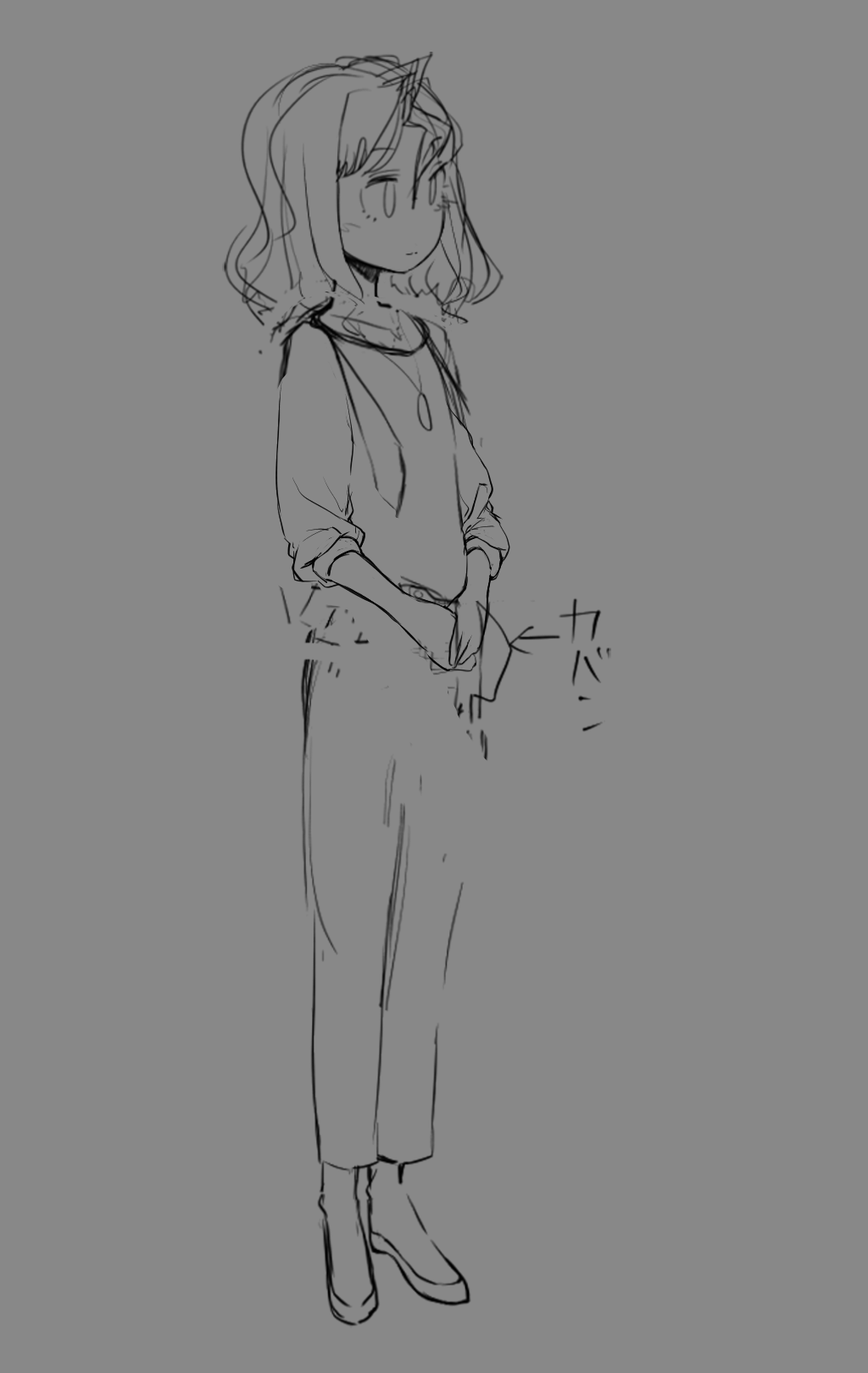
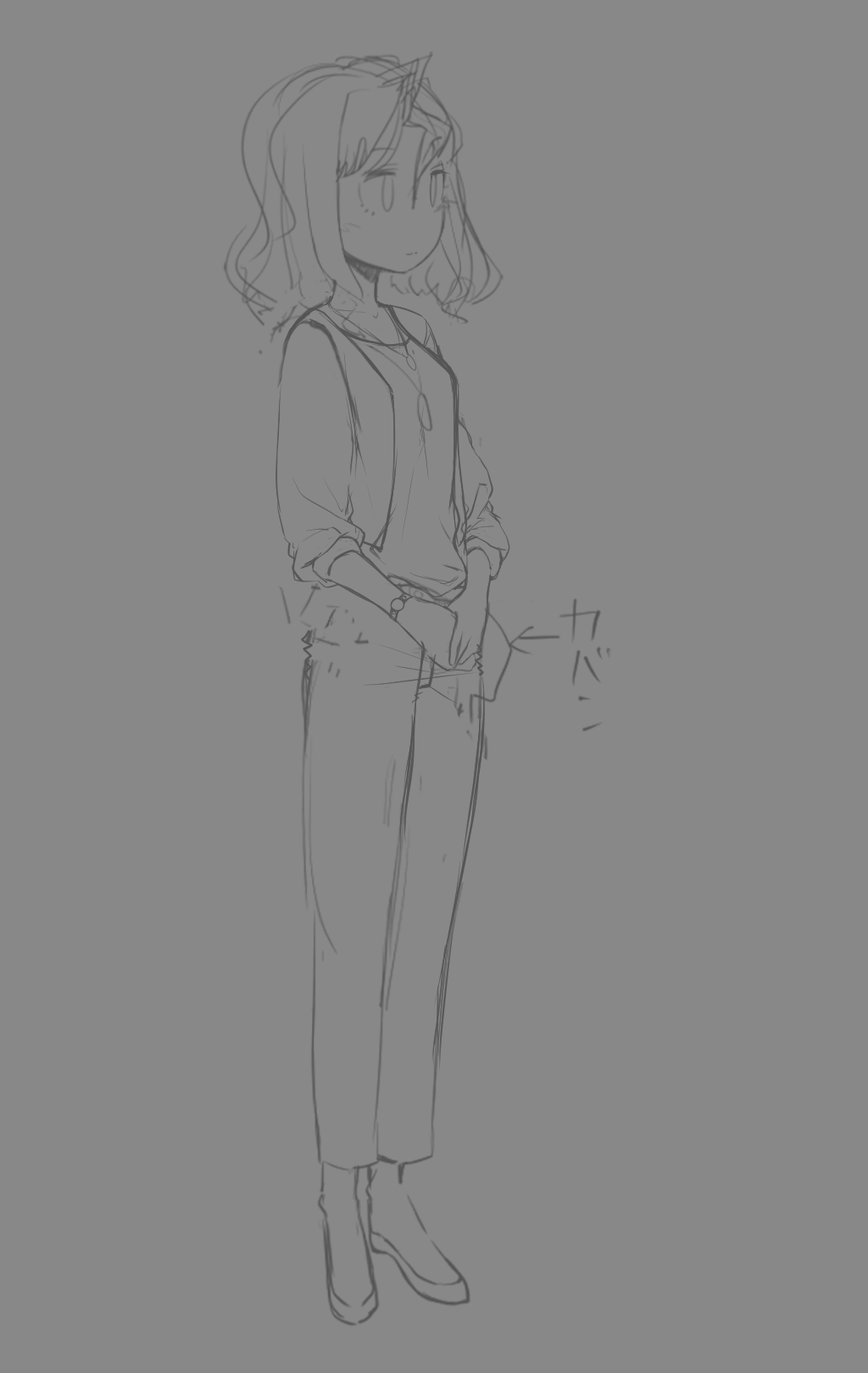
Layer changes from the first (868, 1373) image to the second:
"base" (1st of 2): opacity 100% → 38% over <box>222,51,612,1328</box>
added layer "warm" in group "base" over <box>379,542,489,651</box>
painted on "base" (2nd of 2, in "base") over <box>222,51,612,1328</box>
